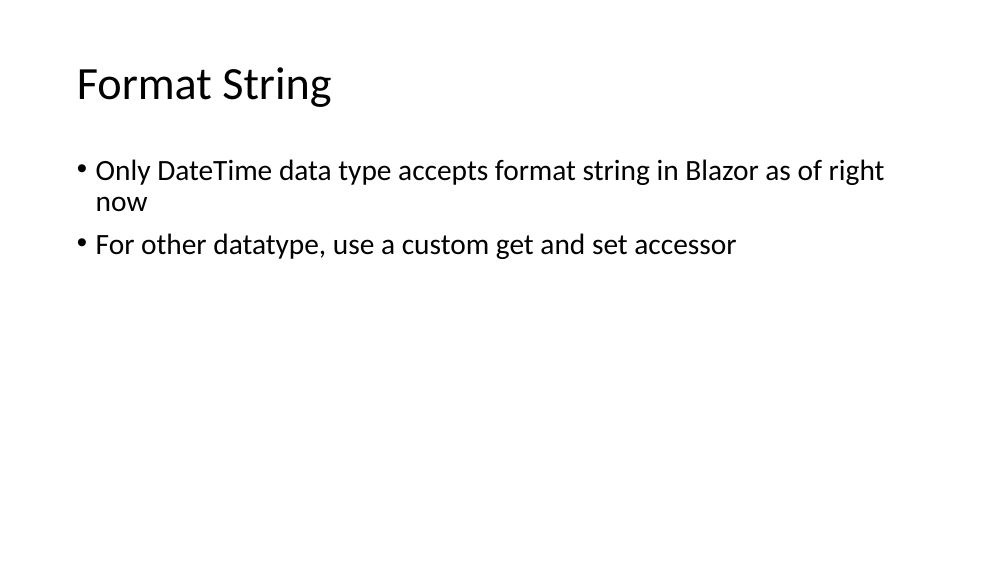
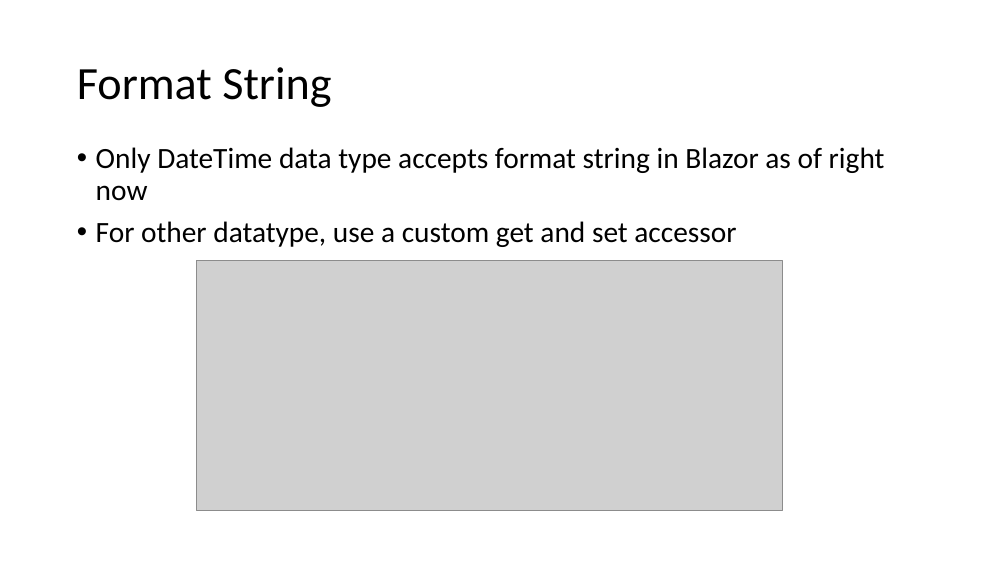
Before and after one commit to Cookie-And-Milk/BlazorDemo, a slide deck: slide 8 of BlazorDemo/BlazorDemo/presentation/ASP.pptx. Drawn at 1008x567 pixels with LibreOffice and Linux fonts; fonts in the diff are those of the drawing; grey boxes stand for pictures. Boxes give left, top, right and bottom in pixels: in the first picture for what was removed or moved away, otherwise in the second. Text is boxed around its words. In the diff, an @@ line names an element or a change of style, - is before the commit and + after.

```diff
--- a/BlazorDemo/BlazorDemo/presentation/ASP.pptx
+++ b/BlazorDemo/BlazorDemo/presentation/ASP.pptx
@@ text "Only DateTime data type accepts ...": place and size @@
-text "Only DateTime data type accepts ..." at <box>96,159,885,259</box>
+text "Only DateTime data type accepts ..." at <box>96,147,885,247</box>
@@ picture added at <box>197,261,783,511</box> @@
```
Also in this commit, not shown: 8 other slides changed, 2 other files.
